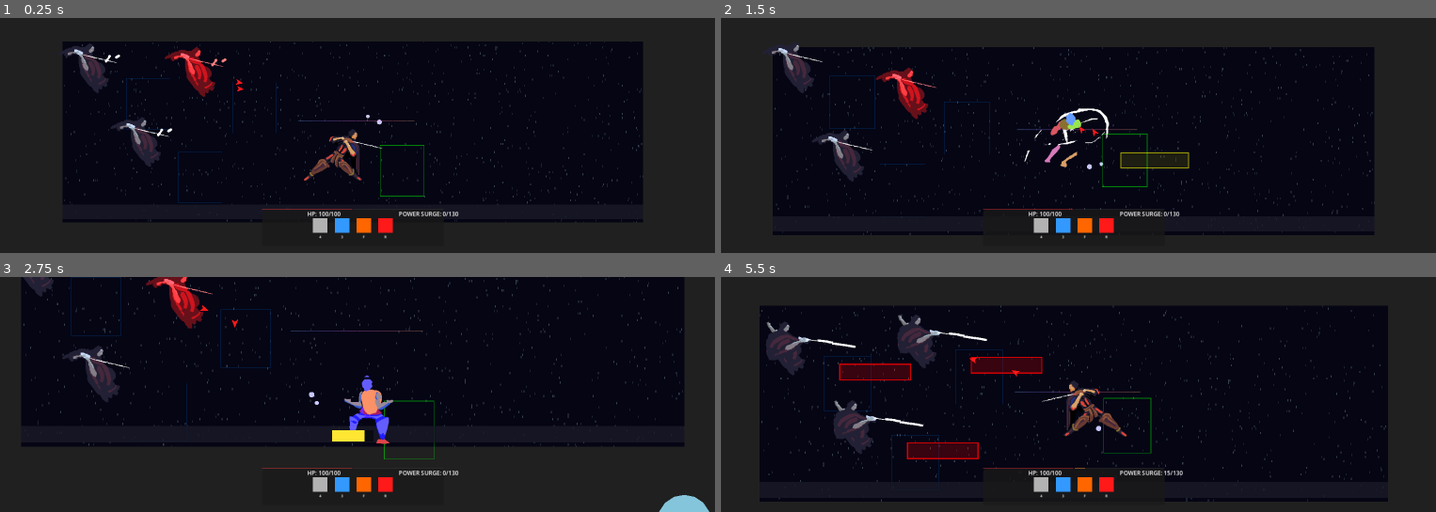
Above: before the commit, frames 1-4 (two rows, left to right).
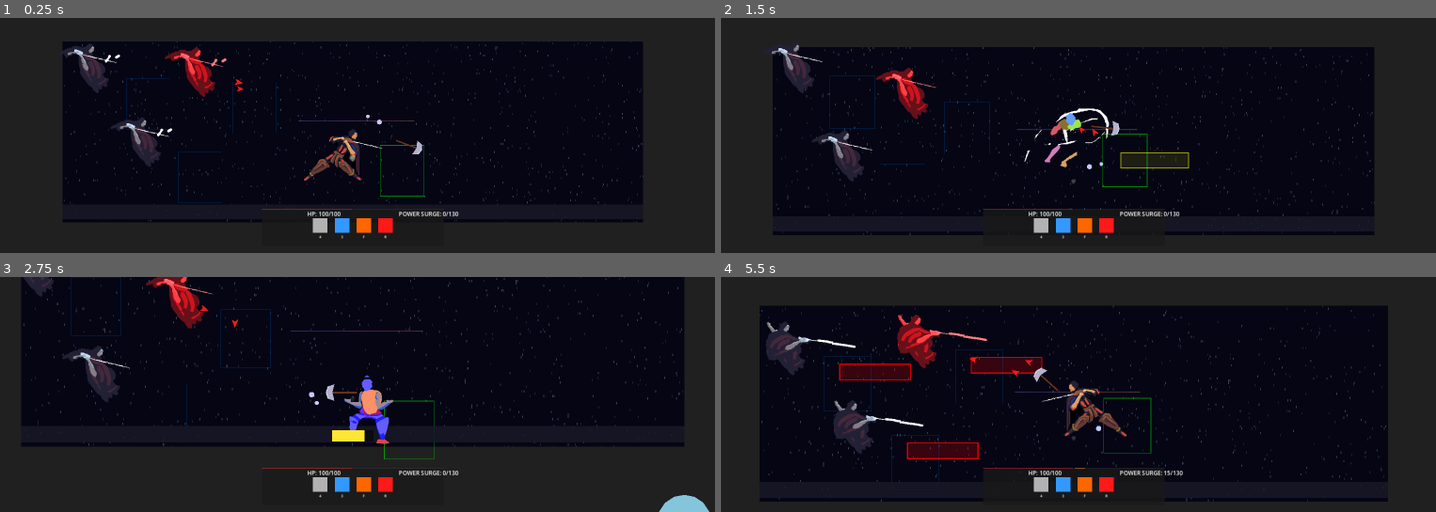
Above: after the commit, the same moments.

Repository: fcarraustewart/godot-experiments
Game: Godot game, scene res://show_spectrum.tscn
Two runs of this game, one before a commit and one after it. Both use one fixed random seed, a clock stepped at 60 frames per second and the inputs below.
Inputs (mouse positions are in pixels of both pictures, inside the frame that each line leads up to):
- Up to frame 1 (0.25 s): no input
- Up to frame 2 (1.5 s): tap Enter at 0.5 s; move the mouse to (1235, 123) at 0.52 s; hold D from 0.53 s (still down); tap Z at 0.6 s; click (1235, 123) at 0.67 s; tap Space at 0.77 s; move the mouse to (921, 147) at 1.27 s; tap 4 at 1.35 s
- Up to frame 3 (2.75 s): tap Space at 1.52 s; move the mouse to (429, 342) at 2.02 s; release D at 2.03 s; hold A from 2.03 s (still down); tap 3 at 2.1 s
- Up to frame 4 (5.5 s): move the mouse to (1035, 441) at 2.77 s; release A at 2.78 s; hold D 2.78-4.28 s; tap F at 2.85 s; click (1035, 441) at 2.92 s; tap Space at 3.02, 3.77, 4.52 s; move the mouse to (1300, 429) at 3.52 s; tap R at 3.6 s; move the mouse to (849, 359) at 4.27 s; hold A 4.28-5.03 s; tap Z at 4.35 s; move the mouse to (1114, 394) at 5.02 s; hold D from 5.03 s (still down); tap 4 at 5.1 s; click (1114, 394) at 5.17 s

The runs differ from the first frame. In frame 1, 0.1% of the frame differs, in the area x 32-60%, y 26-62%; in frame 2, less than 0.1%; in frame 3, 0.1%; in frame 4, 1.0%, in the area x 24-50%, y 16-70%.

Commit message:
[dev] Add footsteps and axe for testing SOD.
We can't easily chop your sprites in half, but we can apply SOD to the entire weapon if it's a separate node.

Would you like me to help you create a Weapon Controller that uses this system? We could set $f=2.0$ (heavy) and $r=2.0$ (strong initial kick) so your sword feels like a "Zweihander" with real physical momentum.

Other Objects to animate with SOD:

Cape / Scarf: Each segment follows the one above it.
UI Panels: When the inventory opens, it shouldn't just slide; it should "spring" into place.
Footsteps: If you have dust puffs, they can follow the feet with a "languid" SOD setting ($f$ very low, $\zeta$ high) so they linger and drift.
Health Bar: When you take damage, the "delayed" red health bar can use SOD to "bounce" down to the new value.

Diff:
--- a/crow_pet.gd
+++ b/crow_pet.gd
@@ -122,7 +122,7 @@
 				# Sync sim position on return to avoid "teleporting"
 				if dynamics_sim:
 					# Revert to gentle orbit dynamics
-					update_dynamics(DYNAMICS_ORBIT_F, DYNAMICS_ORBIT_Z, DYNAMICS_ORBIT_R)
+					PhysicsManager.update_dynamics_for_sim(dynamics_sim, DYNAMICS_ORBIT_F, DYNAMICS_ORBIT_Z, DYNAMICS_ORBIT_R)
 					dynamics_sim.xp = global_position
 					dynamics_sim.y = global_position
 					dynamics_sim.xd = Vector2.ZERO
@@ -174,16 +174,10 @@
 		print("[CrowPet] Target Found: Aggroing nearest enemy ", nearest.name)
 	return nearest
 
-func update_dynamics(f, z, r):
-	if not dynamics_sim: return
-	dynamics_sim.k1 = z / (PI * f)
-	dynamics_sim.k2 = 1.0 / (pow(2.0 * PI * f, 2))
-	dynamics_sim.k3 = r * z / (2.0 * PI * f)
-
 func start_attack(enemy):
 	target_enemy = enemy
 	current_state = State.ATTACK_DIVE
-	update_dynamics(DYNAMICS_ATTACK_F, DYNAMICS_ATTACK_Z, DYNAMICS_ATTACK_R)
+	PhysicsManager.update_dynamics_for_sim(dynamics_sim,DYNAMICS_ATTACK_F, DYNAMICS_ATTACK_Z, DYNAMICS_ATTACK_R)
 	# Shriek sound or visual cue here
 
 func hit_enemy(enemy):
--- /dev/null
+++ b/dust_puff.gd
@@ -0,0 +1,53 @@
+extends Node2D
+
+var host: Node2D
+var dynamics_sim = null
+
+# Languid settings: Low frequency, High damping
+const F = 0.5
+const Z = 1.2
+const R = 0.0
+
+func _ready():
+	# Create a soft cloud shape
+	var cloud = Polygon2D.new()
+	var pts = []
+	for i in range(8):
+		var ang = i * PI / 4.0
+		var r = randf_range(5, 15)
+		pts.append(Vector2(cos(ang)*r, sin(ang)*r))
+	cloud.polygon = PackedVector2Array(pts)
+	cloud.color = Color(0.8, 0.8, 0.7, 0.4) # Dust color
+	add_child(cloud)
+
+	if PhysicsManager:
+		dynamics_sim = PhysicsManager.register_second_order(
+			"Dust_" + str(get_instance_id()),
+			global_position,
+			F, Z, R
+		)
+
+func _exit_tree():
+	if PhysicsManager and dynamics_sim:
+		PhysicsManager.unregister_object(dynamics_sim)
+
+func _process(delta):
+	if not is_instance_valid(host): return
+
+	# Target is the bottom of the host (feet)
+	var target = host.global_position + Vector2(0, 70)
+
+	if dynamics_sim:
+		dynamics_sim.y = target
+		global_position = dynamics_sim.xp
+
+		# Drift effect: slowly fade if host is not moving much
+		var host_vel = host.get("velocity") if "velocity" in host else Vector2.ZERO
+		if host_vel.length() < 10:
+			modulate.a = lerp(modulate.a, 0.0, 2.0 * delta)
+		else:
+			modulate.a = lerp(modulate.a, 0.4, 2.0 * delta)
+
+		# Scale based on speed
+		var s = clamp(host_vel.length() / 500.0, 0.5, 2.0)
+		scale = scale.lerp(Vector2(s, s), 2.0 * delta)
--- a/physics_manager.gd
+++ b/physics_manager.gd
@@ -175,3 +175,8 @@
 	for body in simulated_objects:
 		if body is Dictionary and body.get("id") == id:
 			body.y = new_y
+
+func update_dynamics_for_sim(sim_dict: Dictionary, f: float, zeta: float, r: float):
+	sim_dict.k1 = zeta / (PI * f)
+	sim_dict.k2 = 1.0 / (pow(2.0 * PI * f, 2))
+	sim_dict.k3 = r * zeta / (2.0 * PI * f)
--- a/player_controller.gd
+++ b/player_controller.gd
@@ -42,6 +42,7 @@
 var meteor_strike_ctrl
 var from_above = false
 
+var axe_ctrl # Procedural axe controller
 var crow_pet
 var player_cast_bar: ProgressBar
 var active_skill_ctrl = null
@@ -598,6 +599,8 @@
 				change_state(State.ATTACKING)
 				state_timer = ATTACK_DURATION
 				emit_signal("cast_start", ATTACK_DURATION)
+				if is_instance_valid(axe_ctrl):
+					axe_ctrl.start_attack()
 
 		"fire_chains":
 			_try_start_cast(fire_chains_ctrl, "fire_chains")
--- a/show_spectrum.gd
+++ b/show_spectrum.gd
@@ -108,11 +108,24 @@
 	# -------------------------------
 
 	# ---- SETUP CROW PET ---
-	var crow = load("res://crow_pet.gd").new()
-	crow.position = player.position + Vector2(-50, -50)
-	crow.assign_host(player) # Let crow know who to orbit
-	add_child(crow)
-	# ----------------------
+	for i in range(2):
+		var crow = load("res://crow_pet.gd").new()
+		crow.position = player.position + Vector2(-50 * (i+1), -50)
+		crow.assign_host(player)
+		add_child(crow)
+
+	# ---- SETUP WEAPON CONTROLLER (AXE) ---
+	var axe = load("res://weapon_controller.gd").new()
+	axe.host = player
+	player.set("axe_ctrl", axe) # Link to player for attack sync
+	add_child(axe)
+
+	# ---- SETUP DUST PUFFS ---
+	for i in range(3):
+		var dust = load("res://dust_puff.gd").new()
+		dust.host = player
+		dust.position = player.position + Vector2(0, 70)
+		add_child(dust)
 
 	# --- SETUP HUD ---
 	game_ui = load("res://game_ui.gd").new()
--- /dev/null
+++ b/weapon_controller.gd
@@ -0,0 +1,105 @@
+extends Node2D
+
+# --- SETTINGS ---
+var host: Node2D
+var offset = Vector2(40, -10)
+var dynamics_sim = null
+
+# Dynamics settings for different states
+const IDLE_F = 2.0
+const IDLE_Z = 0.6
+const IDLE_R = 1.2
+
+const ATTACK_F = 5.0
+const ATTACK_Z = 0.4
+const ATTACK_R = 3.0
+
+var is_attacking = false
+var attack_angle = 0.0
+
+func _ready():
+	_create_axe_visuals()
+
+	if PhysicsManager:
+		dynamics_sim = PhysicsManager.register_second_order(
+			"Weapon_" + str(get_instance_id()),
+			global_position,
+			IDLE_F, IDLE_Z, IDLE_R
+		)
+
+func _create_axe_visuals():
+	# Handle
+	var handle = ColorRect.new()
+	handle.size = Vector2(60, 4)
+	handle.position = Vector2(-50, -2)
+	handle.color = Color(0.4, 0.2, 0.1) # Brown Wood
+	add_child(handle)
+
+	# Axe Head (Double bit)
+	var head = Polygon2D.new()
+	head.polygon = PackedVector2Array([
+		Vector2(0, -20),
+		Vector2(15, -15),
+		Vector2(20, 0),
+		Vector2(15, 15),
+		Vector2(0, 20),
+		Vector2(5, 0)
+	])
+	head.position = Vector2(5, 0)
+	head.color = Color(0.7, 0.7, 0.8) # Steel Blue/Grey
+	add_child(head)
+
+	# Sharpened Edge
+	var edge = Line2D.new()
+	edge.points = PackedVector2Array([Vector2(15, -15), Vector2(20, 0), Vector2(15, 15)])
+	edge.width = 2.0
+	edge.default_color = Color(0.9, 0.9, 1.0)
+	head.add_child(edge)
+
+func _exit_tree():
+	if PhysicsManager and dynamics_sim:
+		PhysicsManager.unregister_object(dynamics_sim)
+
+func _process(delta):
+	if not is_instance_valid(host): return
+
+	var target_pos = host.global_position
+	var host_facing_right = host.get("facing_right") if "facing_right" in host else true
+
+	# Adjust offset based on facing
+	var current_offset = offset
+	if not host_facing_right:
+		current_offset.x = -offset.x
+		scale.x = -1
+	else:
+		scale.x = 1
+
+	# Attack Logic (Visual only for now)
+	if is_attacking:
+		attack_angle += 15.0 * delta
+		current_offset += Vector2(cos(attack_angle), sin(attack_angle)) * 40.0
+		if attack_angle > PI:
+			stop_attack()
+
+	if dynamics_sim:
+		dynamics_sim.y = target_pos + current_offset
+		global_position = dynamics_sim.xp
+
+		# Organic Rotation based on Velocity/Movement
+		var vel = dynamics_sim.xd
+		var target_rot = vel.x * 0.001
+		if is_attacking:
+			target_rot += attack_angle
+
+		rotation = lerp_angle(rotation, target_rot, 10.0 * delta)
+
+func start_attack():
+	is_attacking = true
+	attack_angle = -PI/2
+	if PhysicsManager:
+		PhysicsManager.call("update_dynamics_for_sim", dynamics_sim, ATTACK_F, ATTACK_Z, ATTACK_R)
+
+func stop_attack():
+	is_attacking = false
+	if PhysicsManager:
+		PhysicsManager.call("update_dynamics_for_sim", dynamics_sim, IDLE_F, IDLE_Z, IDLE_R)
